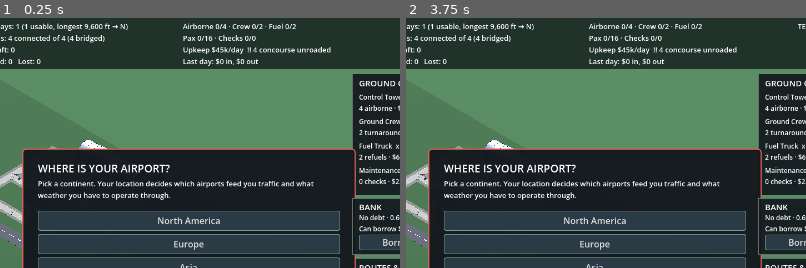
Above: before the commit, frames 1-2 (left to right).
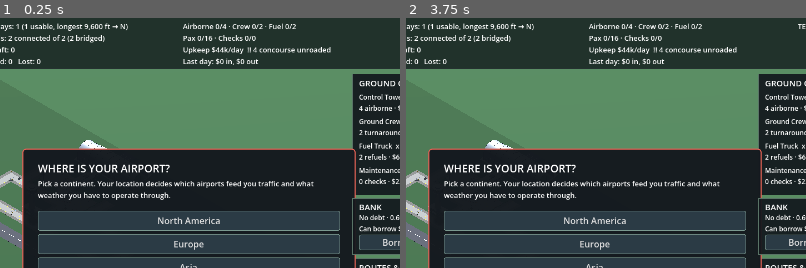
Above: after the commit, the same moments.

Repository: gerp93/airport
Game: Godot game, scene res://Main.tscn
The game is run twice, just before and just after one commit, with the same random seed, the same clock (stepped at 60 frames per second) and the same inputs.
Inputs:
- Up to frame 1 (0.25 s): no input
- Up to frame 2 (3.75 s): click "Select" at 0.5 s; click "Taxiway" at 1.25 s; click "Runway" at 2 s; click "Stand" at 2.75 s; click "Terminal" at 3.5 s
The pictures show only the part of the screen within x 26-76%, y 0-50%; the shares and areas given below are measured in that part.

The runs differ from the first frame. In frame 1, 0.2% of the frame differs, in the area x 2-56%, y 7-66%; in frame 2, 0.2%.

Commit message:
Trim the apron behind the stands from sixteen cells to four
What made the taxilanes two cells wide was two stands sharing one lane: that is
a cul-de-sac, and two aircraft wanting stands off it have nowhere to pass — 6
gridlocks a run, measured twice, which is why the width kept coming back.

One stand per flank removes the contention rather than paving around it. A lane
serving a single stand needs no passing room, so it drops to one cell and to the
two rows the stand actually fronts. The pavement behind the stands goes from
sixteen cells to four.

The starter therefore opens with two stands rather than four. Throughput did not
move — 26-32 turnarounds against 27-36 — because the stands were never the
bottleneck; the tower's airborne cap and the single runway are. Three runs
clean: 0 gridlocked, 0 towed.

Co-Authored-By: Claude Opus 5 <noreply@anthropic.com>

Diff:
--- a/AirportGrid.gd
+++ b/AirportGrid.gd
@@ -1086,13 +1086,17 @@
 	# the other, which is what a nose-in stand requires — an aircraft parked
 	# facing the pier reverses straight back, and there has to be something to
 	# reverse onto. Stands backing onto grass was the visible symptom.
-	# The lanes are two cells, not one. A single-cell lane serving two stands is
-	# a cul-de-sac and cost 6 gridlocks a run — two aircraft wanting stands off
-	# the same lane have nowhere to pass. Two cells is also what a real taxilane
-	# alongside a pier is, and now that the pavement is drawn narrower than its
-	# tile it reads as a lane and its shoulder rather than as a slab.
-	for y in range(3, 7):
-		for x in [8, 9, 15, 16]:
-			place_taxiway(Vector2i(x, y))
-	for anchor in [Vector2i(10, 3), Vector2i(10, 5), Vector2i(13, 3), Vector2i(13, 5)]:
+	# One stand per flank, each with its own single-cell lane straight out to the
+	# apron. What made the lanes two cells wide before was two stands sharing
+	# one: that is a cul-de-sac, and two aircraft wanting stands off it have
+	# nowhere to pass — 6 gridlocks a run, measured twice. A lane serving a
+	# single stand has no such contention, so the pavement behind the stands
+	# drops from sixteen cells to four.
+	#
+	# The starter therefore opens with two stands rather than four. The player
+	# can add more, but doing so means adding the passing room to go with them.
+	for y in [5, 6]:
+		place_taxiway(Vector2i(9, y))
+		place_taxiway(Vector2i(15, y))
+	for anchor in [Vector2i(10, 5), Vector2i(13, 5)]:
 		place_stand(stand_cells_for(anchor, 0), 0)
